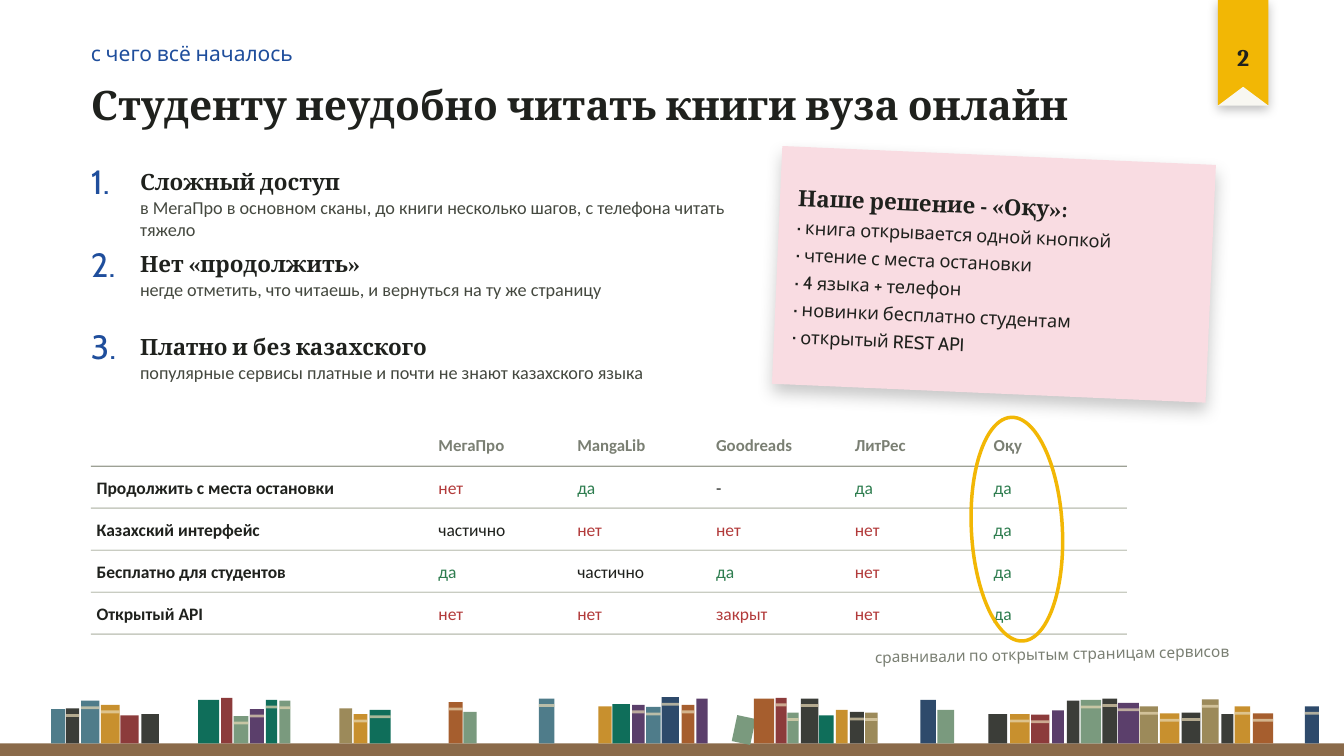
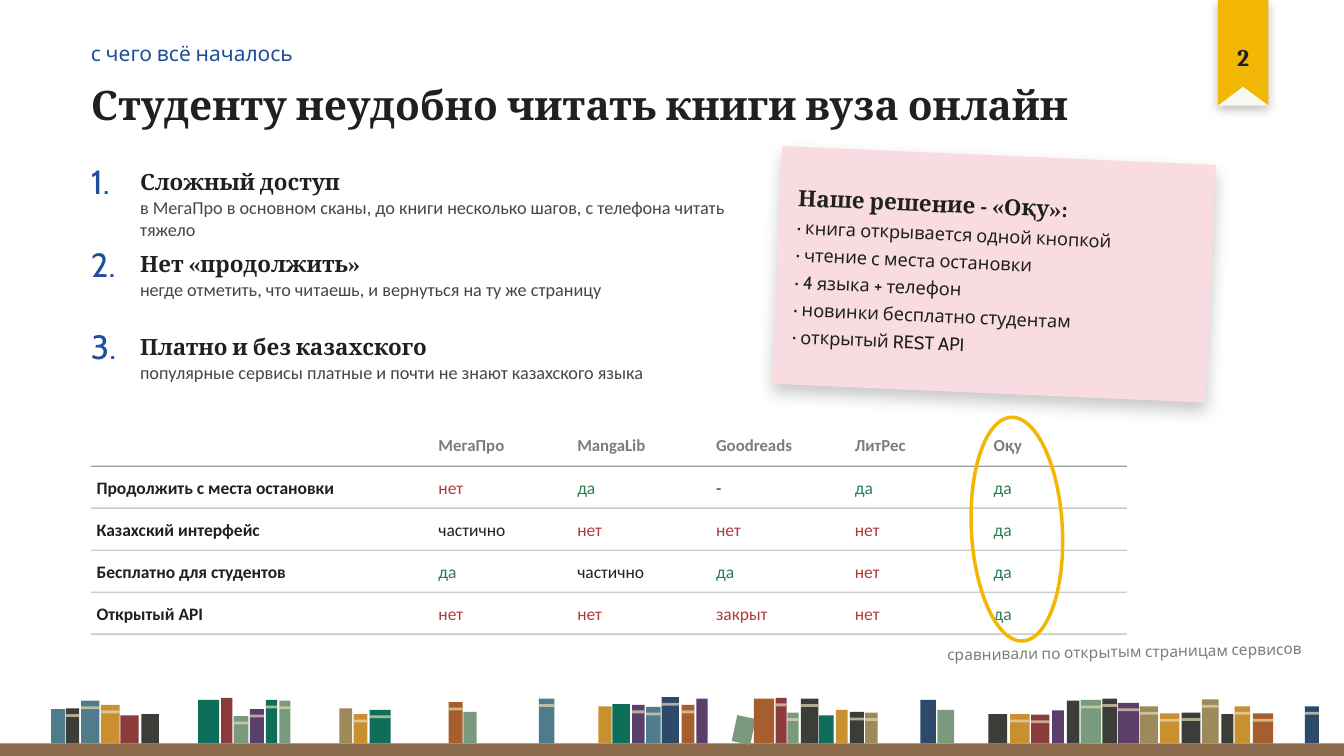
Before and after one commit to Kioku-0/oqu, a slide deck: slide 2 of Для_сдачи/2_Презентации/Оқу_предзащита_рус-каз.pptx. Drawn at 1344x756 pixels with LibreOffice and Linux fonts; fonts in the diff are those of the drawing; background and template pictures are left out. Boxes give left, top, right and bottom in pixels: in the first picture for what was removed or moved away, otherwise in the second. Text is boxed around its words. In the diff, an @@ line names an element or a change of style, - is before the commit and + after.

```diff
--- a/Для_сдачи/2_Презентации/Оқу_предзащита_рус-каз.pptx
+++ b/Для_сдачи/2_Презентации/Оқу_предзащита_рус-каз.pptx
@@ text "сравнивали по открытым страницам сервисов": place and size @@
-text "сравнивали по открытым страницам сервисов" at [875, 648, 1229, 667]
+text "сравнивали по открытым страницам сервисов" at [947, 645, 1302, 664]
@@ text "сравнивали по открытым страницам сервисов" at [947, 645, 1302, 664]: alignment left to right @@
```
Also in this commit, not shown: 2 other slides changed, 4 other files.
